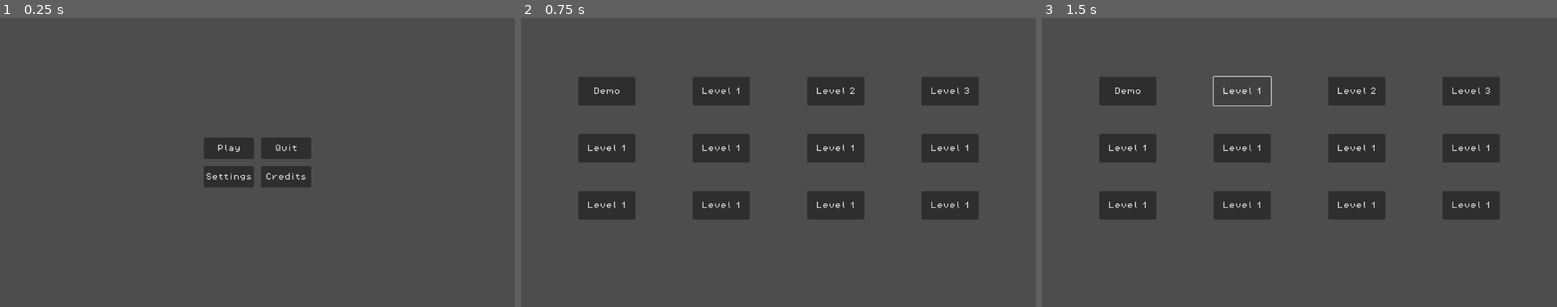
Above: before the commit, frames 1-3 (left to right).
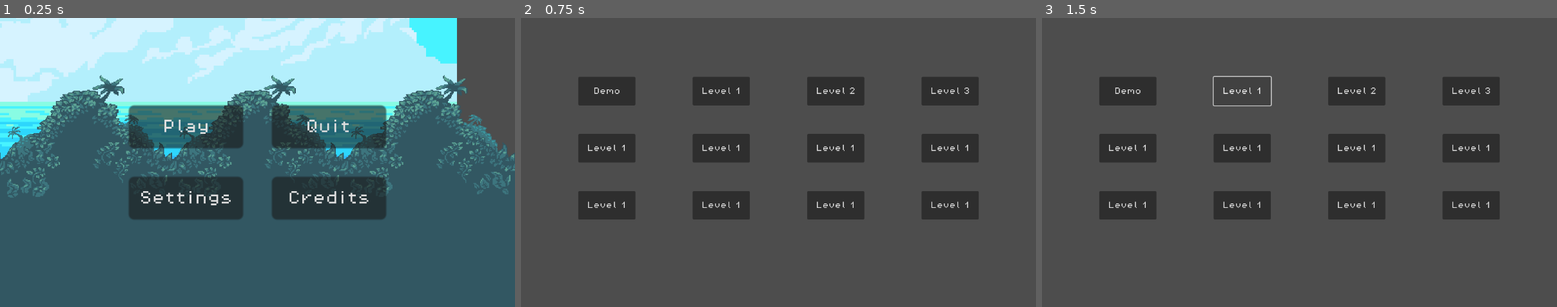
Above: after the commit, the same moments.

Repository: Bwgga/Overleaf
Game: Godot game, scene res://scenes/main_page.tscn
Two runs of this game, one before a commit and one after it. Both use one fixed random seed, a clock stepped at 60 frames per second and the inputs below.
Inputs:
- Up to frame 1 (0.25 s): no input
- Up to frame 2 (0.75 s): click "Play" at 0.5 s
- Up to frame 3 (1.5 s): click "Level 1" at 1.25 s

The runs differ from the first frame. In frame 1, 95% of the frame differs, in the area x 0-100%, y 0-100%; in frame 2, nothing differs; in frame 3, nothing differs.

Commit message:
Trying to add a parallax layer bg

Diff:
--- /dev/null
+++ b/scenes/bg.tscn
@@ -0,0 +1,49 @@
+[gd_scene load_steps=4 format=3 uid="uid://bmvbcydwpj7kq"]
+
+[ext_resource type="Script" path="res://scripts/bg.gd" id="1_cqv4w"]
+[ext_resource type="Texture2D" uid="uid://cd5sfd7melsw8" path="res://assets/background.png" id="1_vuhml"]
+[ext_resource type="Texture2D" uid="uid://ckiodwjt0djny" path="res://assets/middle.png" id="2_0dovu"]
+
+[node name="BG" type="ParallaxBackground"]
+script = ExtResource("1_cqv4w")
+
+[node name="ParallaxLayer" type="ParallaxLayer" parent="."]
+motion_mirroring = Vector2(512, 0)
+
+[node name="Background3" type="Sprite2D" parent="ParallaxLayer"]
+position = Vector2(-512, -24)
+scale = Vector2(1.33333, 1.25833)
+texture = ExtResource("1_vuhml")
+
+[node name="ParallaxLayer2" type="ParallaxLayer" parent="."]
+motion_mirroring = Vector2(576, 0)
+
+[node name="Middle" type="Sprite2D" parent="ParallaxLayer2"]
+position = Vector2(-720, 40)
+scale = Vector2(0.545454, 0.483696)
+texture = ExtResource("2_0dovu")
+
+[node name="Middle2" type="Sprite2D" parent="ParallaxLayer2"]
+position = Vector2(-624, 40)
+scale = Vector2(0.545455, 0.483696)
+texture = ExtResource("2_0dovu")
+
+[node name="Middle3" type="Sprite2D" parent="ParallaxLayer2"]
+position = Vector2(-528, 40)
+scale = Vector2(0.545454, 0.483696)
+texture = ExtResource("2_0dovu")
+
+[node name="Middle4" type="Sprite2D" parent="ParallaxLayer2"]
+position = Vector2(-432, 40)
+scale = Vector2(0.545455, 0.483696)
+texture = ExtResource("2_0dovu")
+
+[node name="Middle5" type="Sprite2D" parent="ParallaxLayer2"]
+position = Vector2(-336, 40)
+scale = Vector2(0.545455, 0.483696)
+texture = ExtResource("2_0dovu")
+
+[node name="Middle6" type="Sprite2D" parent="ParallaxLayer2"]
+position = Vector2(-240, 40)
+scale = Vector2(0.545455, 0.483696)
+texture = ExtResource("2_0dovu")
--- a/scenes/main_page.tscn
+++ b/scenes/main_page.tscn
@@ -1,45 +1,59 @@
-[gd_scene load_steps=3 format=3 uid="uid://ckdxkkjd7g0ij"]
+[gd_scene load_steps=4 format=3 uid="uid://ckdxkkjd7g0ij"]
 
 [ext_resource type="Script" path="res://scripts/main_page.gd" id="1_lbto3"]
 [ext_resource type="FontFile" uid="uid://dkcdht4s7cl25" path="res://assets/brackeys_platformer_assets/fonts/PixelOperator8.ttf" id="1_r5t2c"]
+[ext_resource type="PackedScene" uid="uid://bmvbcydwpj7kq" path="res://scenes/bg.tscn" id="3_mo31y"]
 
 [node name="Main page" type="Node2D"]
+position = Vector2(144, 0)
 script = ExtResource("1_lbto3")
 
 [node name="Camera2D" type="Camera2D" parent="."]
+zoom = Vector2(4, 4)
 
 [node name="Play" type="Button" parent="."]
-offset_left = -120.0
-offset_top = -56.0
+offset_left = -72.0
+offset_top = -32.0
 offset_right = -8.0
 offset_bottom = -8.0
 theme_override_fonts/font = ExtResource("1_r5t2c")
+theme_override_font_sizes/font_size = 8
 text = "Play"
+metadata/_edit_use_anchors_ = true
 
 [node name="Quit" type="Button" parent="."]
 offset_left = 8.0
-offset_top = -56.0
-offset_right = 120.0
+offset_top = -32.0
+offset_right = 72.0
 offset_bottom = -8.0
 theme_override_fonts/font = ExtResource("1_r5t2c")
-text = "Quit"
+theme_override_font_sizes/font_size = 8
+text = "Quit
+"
+metadata/_edit_use_anchors_ = true
 
 [node name="Settings" type="Button" parent="."]
-offset_left = -120.0
+offset_left = -72.0
 offset_top = 8.0
 offset_right = -8.0
-offset_bottom = 56.0
+offset_bottom = 32.0
 theme_override_fonts/font = ExtResource("1_r5t2c")
+theme_override_font_sizes/font_size = 8
 text = "Settings"
+metadata/_edit_use_anchors_ = true
 
 [node name="Credits" type="Button" parent="."]
 offset_left = 8.0
 offset_top = 8.0
-offset_right = 120.0
-offset_bottom = 56.0
+offset_right = 72.0
+offset_bottom = 32.0
 theme_override_fonts/font = ExtResource("1_r5t2c")
+theme_override_font_sizes/font_size = 8
 text = "Credits
 "
+metadata/_edit_use_anchors_ = true
+
+[node name="BG" parent="." instance=ExtResource("3_mo31y")]
 
 [connection signal="pressed" from="Play" to="." method="_on_play_pressed"]
 [connection signal="pressed" from="Quit" to="." method="_on_quit_pressed"]
--- /dev/null
+++ b/scripts/bg.gd
@@ -0,0 +1,6 @@
+extends ParallaxBackground
+
+var scrollspeed = 100
+
+func _process(delta):
+	scroll_offset.x -= scrollspeed * delta
